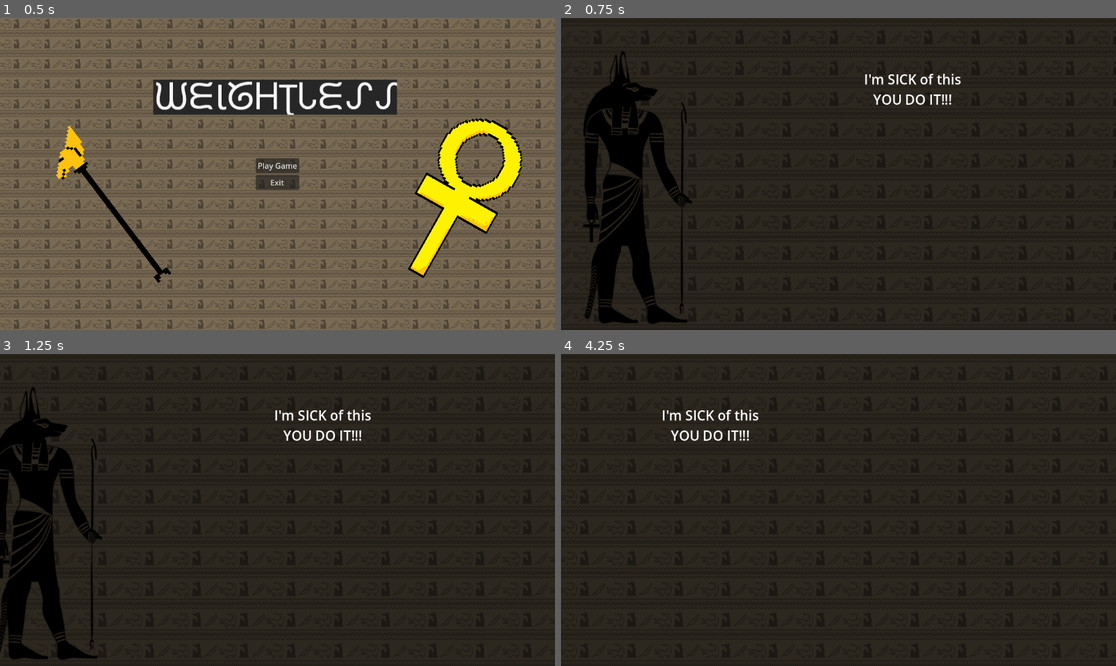
Above: before the commit, frames 1-4 (two rows, left to right).
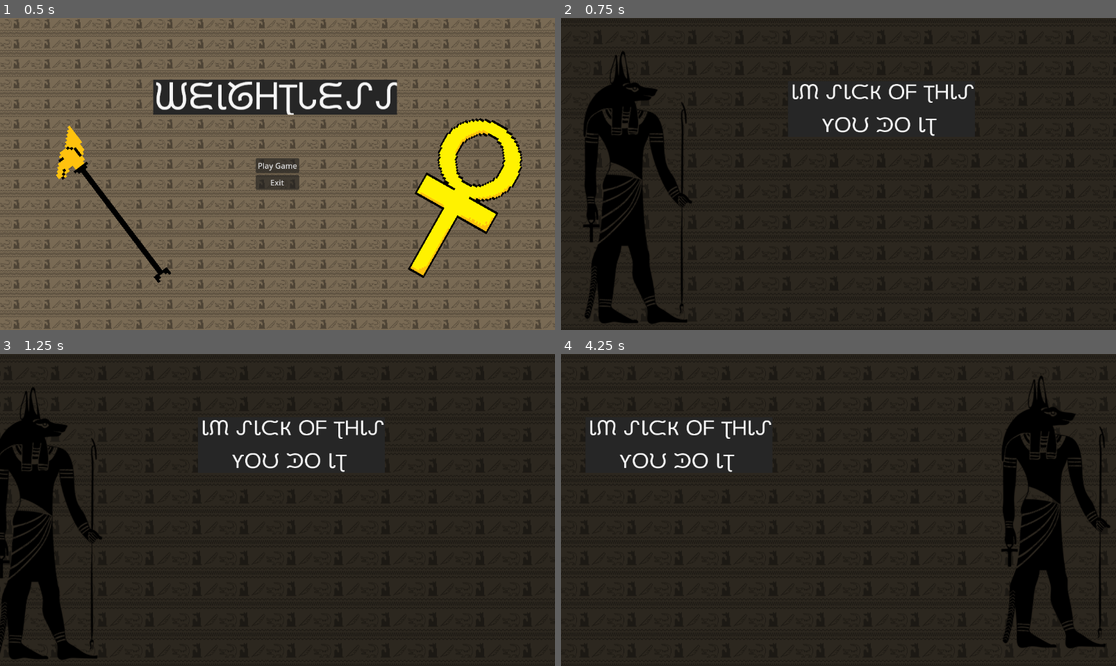
Above: after the commit, the same moments.

Repository: OwlGifter/Weightless
Game: Godot game, scene res://Scenes/title_screen.tscn
The game is run twice, just before and just after one commit, with the same random seed, the same clock (stepped at 60 frames per second) and the same inputs.
Inputs:
- Up to frame 1 (0.5 s): no input
- Up to frame 2 (0.75 s): click "Play Game" at 0.5 s
- Up to frame 3 (1.25 s): no input
- Up to frame 4 (4.25 s): no input

Frame 1 is identical in both runs. In frame 2, 1.3% of the frame differs, in the area x 41-75%, y 17-38%; in frame 3, 1.3%; in frame 4, 8.1%, in the area x 5-99%, y 6-95%.

Commit message:
intro done,again
technical difficulties before

Diff:
--- a/weightless/Scenes/intro_scene.tscn
+++ b/weightless/Scenes/intro_scene.tscn
@@ -1,8 +1,11 @@
-[gd_scene load_steps=7 format=3 uid="uid://dmq8ce8dosyyh"]
+[gd_scene load_steps=10 format=3 uid="uid://dmq8ce8dosyyh"]
 
 [ext_resource type="Texture2D" uid="uid://bkkxqnas2mugv" path="res://background/hyroglyphs background.png" id="1_bbocs"]
 [ext_resource type="Script" uid="uid://jakiopkvy2nv" path="res://Scripts/intro_scene.gd" id="1_lim1r"]
 [ext_resource type="Texture2D" uid="uid://cltxot7c3xexb" path="res://art/TempAnubisIcon.png" id="2_lim1r"]
+[ext_resource type="Texture2D" uid="uid://frfn5o8cgu8k" path="res://background/words/im sick of this.png" id="4_m538q"]
+[ext_resource type="Texture2D" uid="uid://cqdxhi5rhw2rg" path="res://background/words/mess it up.png" id="5_hq3du"]
+[ext_resource type="Texture2D" uid="uid://dvtborckcptuc" path="res://art/Black Portal.png" id="6_ctf76"]
 
 [sub_resource type="Animation" id="Animation_bbocs"]
 resource_name = "Intro Scene"
@@ -73,14 +76,33 @@
 [node name="Camera2D" type="Camera2D" parent="."]
 anchor_mode = 0
 
-[node name="Label" type="Label" parent="."]
-offset_left = 649.0
-offset_top = 93.0
-offset_right = 851.0
-offset_bottom = 205.0
-theme_type_variation = &"HeaderLarge"
-text = "I'm SICK of this
-YOU DO IT!!!"
-horizontal_alignment = 1
-vertical_alignment = 1
-metadata/_edit_use_anchors_ = true
+[node name="ImSickOfThis" type="Sprite2D" parent="."]
+position = Vector2(685, 189)
+scale = Vector2(0.593512, 0.547377)
+texture = ExtResource("4_m538q")
+
+[node name="Anubis2" type="Sprite2D" parent="."]
+position = Vector2(1467, 328)
+scale = Vector2(1.20703, 1.20703)
+texture = ExtResource("2_lim1r")
+flip_h = true
+
+[node name="MessItUp" type="Sprite2D" parent="."]
+position = Vector2(1929, 184)
+scale = Vector2(0.447993, 0.585542)
+texture = ExtResource("5_hq3du")
+
+[node name="BlackPortal" type="Sprite2D" parent="."]
+texture_filter = 1
+position = Vector2(3470, 312)
+scale = Vector2(5.49196, 6.86896)
+texture = ExtResource("6_ctf76")
+
+[node name="Begin" type="Button" parent="."]
+offset_left = 3244.0
+offset_top = 326.0
+offset_right = 3302.0
+offset_bottom = 357.0
+text = "ENTER"
+
+[connection signal="pressed" from="Begin" to="." method="_on_begin_pressed"]
--- a/weightless/Scripts/intro_scene.gd
+++ b/weightless/Scripts/intro_scene.gd
@@ -5,10 +5,11 @@
 func _process(delta):
 		var new_position = $Camera2D.position + Vector2(speed, 0)
 		$Camera2D.position = new_position
-		if($Camera2D.global_position.x > 5000):
+		if($Camera2D.global_position.x > 2900):
 			speed = 0
 			pass
 
 
-func _on_end_button_pressed() -> void:
-	get_tree().quit()
+func _on_begin_pressed() -> void:
+	get_tree().change_scene_to_file("res://Scenes/game_scene.tscn")
+	pass # Replace with function body.
